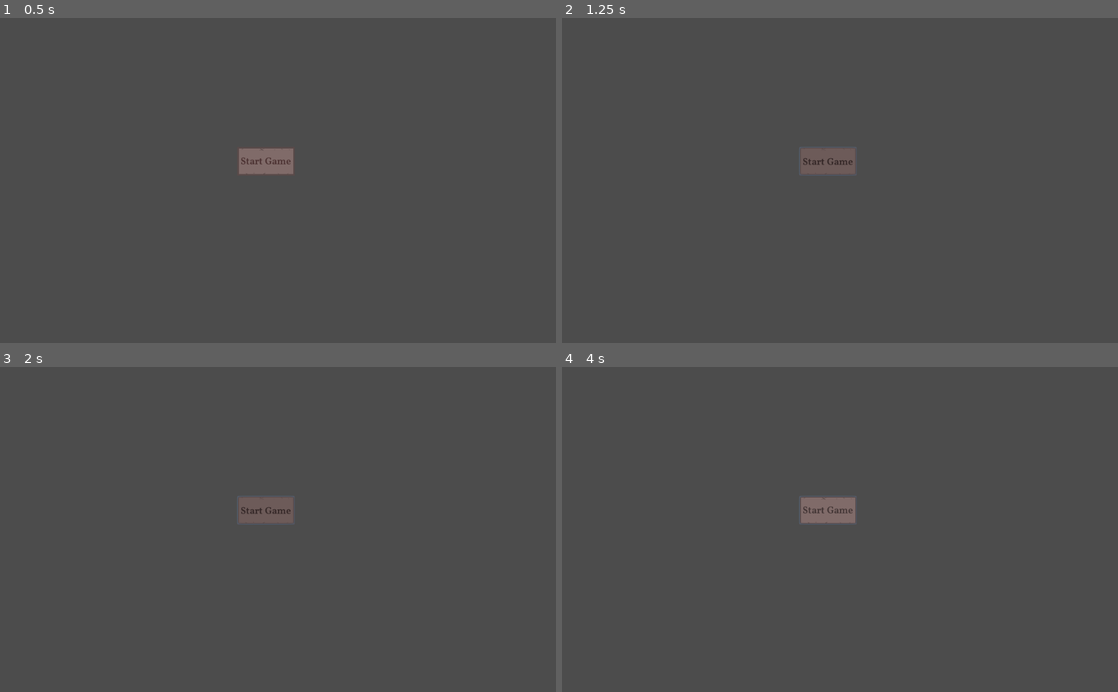
Above: before the commit, frames 1-4 (two rows, left to right).
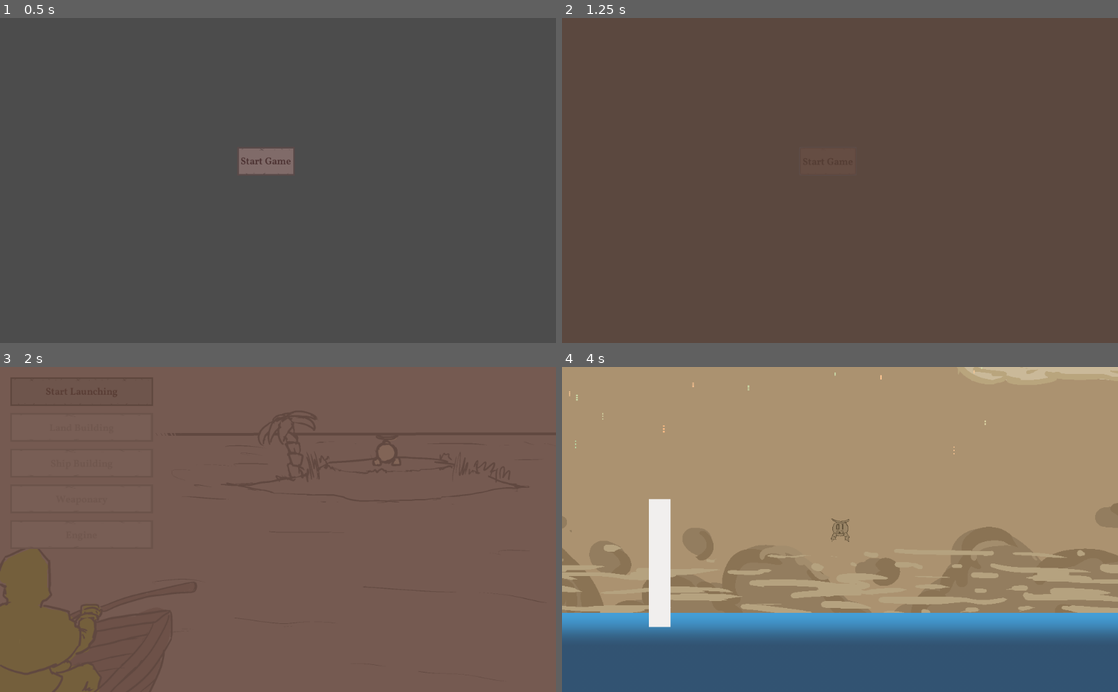
Above: after the commit, the same moments.

Repository: mikhail-shafigullin/godot-wild-jam-58
Game: Godot game, scene res://src/scenes/SceneManager.tscn
Two runs of this game, one before a commit and one after it. Both use one fixed random seed, a clock stepped at 60 frames per second and the inputs below.
Inputs (mouse positions are in pixels of both pictures, inside the frame that each line leads up to):
- Up to frame 1 (0.5 s): no input
- Up to frame 2 (1.25 s): click "Start Game" at 0.5 s
- Up to frame 3 (2 s): click "Start Game" at 1.25 s
- Up to frame 4 (4 s): click (645, 393) at 2 s, where only the run after the commit has a clickable "Start Launching"; click (645, 393) at 2.75 s, where only the run after the commit has a clickable "Start Launching"; tap Enter (ui_accept) at 3.5, 3.77 s; move the mouse to (962, 513) at 3.52 s; hold Right (ui_right) from 3.53 s (still down); click (962, 513) at 3.67 s

Frame 1 is identical in both runs. In frame 2, 0.1% of the frame differs, in the area x 42-53%, y 39-49%; in frame 3, 96%; in frame 4, 100%, in the area x 0-100%, y 0-100%.

Commit message:
add sceneManager
КЧАА

Diff:
--- a/src/scenes/SceneManager.gd
+++ b/src/scenes/SceneManager.gd
@@ -1,15 +1,17 @@
 extends Node2D
 
+onready var transitionScreen = $TransitionScreen
 
-# Declare member variables here. Examples:
-# var a = 2
-# var b = "text"
-
-
-# Called when the node enters the scene tree for the first time.
 func _ready():
 	State.sceneManager = self
 
-# Called every frame. 'delta' is the elapsed time since the previous frame.
-#func _process(delta):
-#	pass
+var temp_scene: Resource
+
+func transition(scene: Resource):
+	$TransitionScreen/AnimationPlayer.play("toHide")
+	temp_scene = scene
+
+func _on_TransitionScreen_transitioned():
+	$CurrentScene.get_child(0).queue_free()
+	$CurrentScene.add_child(temp_scene.instance())
+	print("sceneTwo")
--- a/src/scenes/SceneManager.tscn
+++ b/src/scenes/SceneManager.tscn
@@ -1,7 +1,8 @@
-[gd_scene load_steps=3 format=2]
+[gd_scene load_steps=4 format=2]
 
 [ext_resource path="res://src/scenes/SceneManager.gd" type="Script" id=1]
 [ext_resource path="res://src/scenes/screens/MainMenu.tscn" type="PackedScene" id=2]
+[ext_resource path="res://src/scenes/TransitionScreen.tscn" type="PackedScene" id=3]
 
 [node name="SceneManager" type="Node2D"]
 script = ExtResource( 1 )
@@ -9,3 +10,9 @@
 [node name="CurrentScene" type="Node2D" parent="."]
 
 [node name="MainMenu" parent="CurrentScene" instance=ExtResource( 2 )]
+
+[node name="TransitionScreen" parent="." instance=ExtResource( 3 )]
+
+[connection signal="transitioned" from="TransitionScreen" to="." method="_on_TransitionScreen_transitioned"]
+
+[editable path="TransitionScreen"]
--- /dev/null
+++ b/src/scenes/TransitionScreen.gd
@@ -0,0 +1,10 @@
+extends CanvasLayer
+
+signal transitioned
+
+func _on_AnimationPlayer_animation_finished(anim_name):
+	if anim_name == "toHide":
+		emit_signal("transitioned")
+		$AnimationPlayer.play("toShow")
+		if anim_name == "toShow":
+			print("sceen showing")
--- /dev/null
+++ b/src/scenes/TransitionScreen.tscn
@@ -0,0 +1,64 @@
+[gd_scene load_steps=5 format=2]
+
+[ext_resource path="res://src/scenes/TransitionScreen.gd" type="Script" id=1]
+
+[sub_resource type="Animation" id=1]
+length = 0.001
+tracks/0/type = "value"
+tracks/0/path = NodePath("ColorRect:color")
+tracks/0/interp = 1
+tracks/0/loop_wrap = true
+tracks/0/imported = false
+tracks/0/enabled = true
+tracks/0/keys = {
+"times": PoolRealArray( 0 ),
+"transitions": PoolRealArray( 1 ),
+"update": 0,
+"values": [ Color( 0.388235, 0.290196, 0.243137, 0 ) ]
+}
+
+[sub_resource type="Animation" id=2]
+resource_name = "toHide"
+tracks/0/type = "value"
+tracks/0/path = NodePath("ColorRect:color")
+tracks/0/interp = 1
+tracks/0/loop_wrap = true
+tracks/0/imported = false
+tracks/0/enabled = true
+tracks/0/keys = {
+"times": PoolRealArray( 0, 1 ),
+"transitions": PoolRealArray( 1, 1 ),
+"update": 0,
+"values": [ Color( 0.388235, 0.290196, 0.243137, 0 ), Color( 0.384314, 0.270588, 0.215686, 1 ) ]
+}
+
+[sub_resource type="Animation" id=3]
+resource_name = "toShow"
+tracks/0/type = "value"
+tracks/0/path = NodePath("ColorRect:color")
+tracks/0/interp = 1
+tracks/0/loop_wrap = true
+tracks/0/imported = false
+tracks/0/enabled = true
+tracks/0/keys = {
+"times": PoolRealArray( 0, 1 ),
+"transitions": PoolRealArray( 1, 1 ),
+"update": 0,
+"values": [ Color( 0.384314, 0.270588, 0.215686, 1 ), Color( 0.384314, 0.270588, 0.215686, 0 ) ]
+}
+
+[node name="TransitionScreen" type="CanvasLayer"]
+script = ExtResource( 1 )
+
+[node name="ColorRect" type="ColorRect" parent="."]
+anchor_right = 1.0
+anchor_bottom = 1.0
+mouse_filter = 2
+color = Color( 0.388235, 0.290196, 0.243137, 0 )
+
+[node name="AnimationPlayer" type="AnimationPlayer" parent="."]
+anims/RESET = SubResource( 1 )
+anims/toHide = SubResource( 2 )
+anims/toShow = SubResource( 3 )
+
+[connection signal="animation_finished" from="AnimationPlayer" to="." method="_on_AnimationPlayer_animation_finished"]
--- /dev/null
+++ b/src/scenes/screens/MainMenu.gd
@@ -0,0 +1,9 @@
+extends Node2D
+
+const SceneTwo = preload("res://src/scenes/screens/UpgradeScreen.tscn")
+
+func _ready():
+	pass # Replace with function body.
+
+func _on_Button_pressed():
+	State.sceneManager.transition(SceneTwo)
--- a/src/scenes/screens/MainMenu.tscn
+++ b/src/scenes/screens/MainMenu.tscn
@@ -1,8 +1,10 @@
-[gd_scene load_steps=2 format=2]
+[gd_scene load_steps=3 format=2]
 
 [ext_resource path="res://src/themes/menu_theme.tres" type="Theme" id=1]
+[ext_resource path="res://src/scenes/screens/MainMenu.gd" type="Script" id=2]
 
 [node name="MainMenu" type="Node2D"]
+script = ExtResource( 2 )
 
 [node name="Control" type="Control" parent="."]
 anchor_right = 1.0
@@ -20,3 +22,5 @@
 theme = ExtResource( 1 )
 text = "Start Game"
 icon_align = 1
+
+[connection signal="pressed" from="Control/Button" to="." method="_on_Button_pressed"]
--- a/src/scenes/screens/UpgradeScreen.gd
+++ b/src/scenes/screens/UpgradeScreen.gd
@@ -1,16 +1,6 @@
 extends Node2D
 
+const SceneMain = preload("res://src/scenes/screens/GameScene.tscn")
 
-# Declare member variables here. Examples:
-# var a = 2
-# var b = "text"
-
-
-# Called when the node enters the scene tree for the first time.
-func _ready():
-	pass # Replace with function body.
-
-
-# Called every frame. 'delta' is the elapsed time since the previous frame.
-#func _process(delta):
-#	pass
+func _on_Start_Launching_pressed():
+	State.sceneManager.transition(SceneMain)
--- a/src/scenes/screens/UpgradeScreen.tscn
+++ b/src/scenes/screens/UpgradeScreen.tscn
@@ -89,3 +89,5 @@
 theme = ExtResource( 2 )
 disabled = true
 text = "Engine"
+
+[connection signal="pressed" from="UI/VBoxContainer/Start Launching" to="." method="_on_Start_Launching_pressed"]
